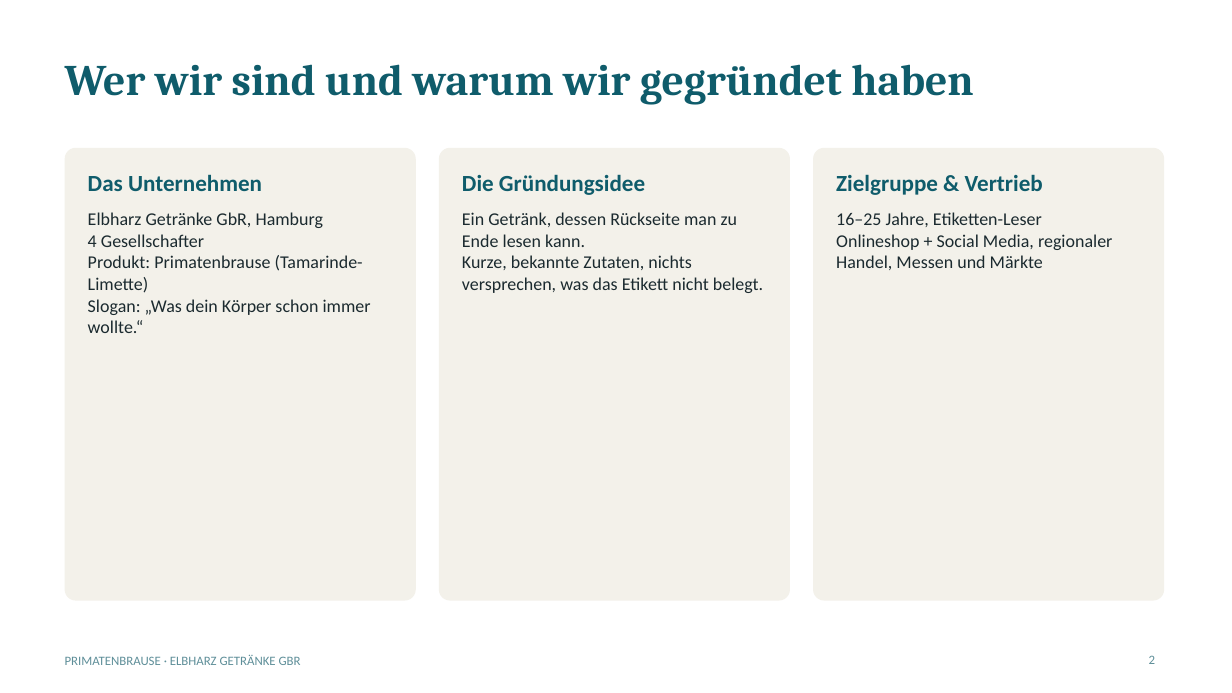
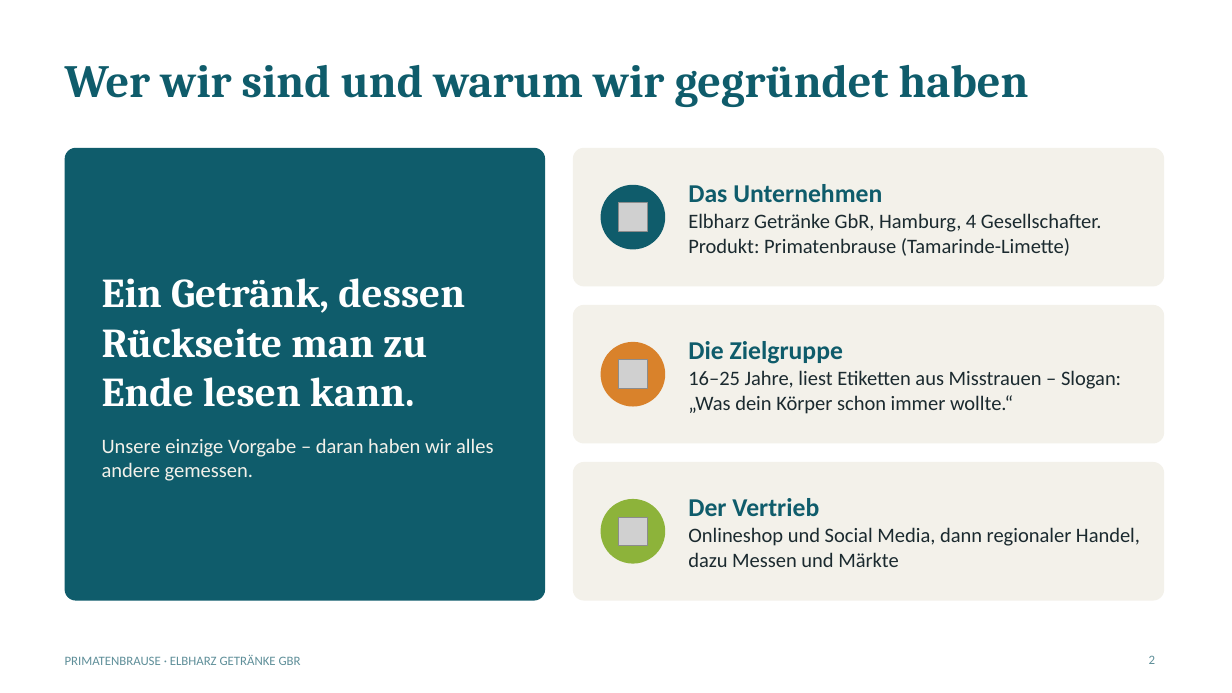
Before and after one commit to jofy0002/claude-workspace, a slide deck: slide 2 of endpraesentation/Elbharz_Endpraesentation_Geruest.pptx. Drawn at 1232x693 pixels with LibreOffice and Linux fonts; fonts in the diff are those of the drawing; grey boxes stand for pictures. Boxes give left, top, right and bottom in pixels: in the first picture for what was removed or moved away, otherwise in the second. Text is boxed around its words. In the diff, an @@ line names an element or a change of style, - is before the commit and + after.

```diff
--- a/endpraesentation/Elbharz_Endpraesentation_Geruest.pptx
+++ b/endpraesentation/Elbharz_Endpraesentation_Geruest.pptx
@@ title "Wer wir sind und warum ..." at box(65, 65, 1029, 107): size 34 to 36 pt @@
@@ rounded rectangle: place and size @@
-rounded rectangle at box(65, 148, 416, 601)
+rounded rectangle at box(65, 148, 545, 601)
@@ rounded rectangle at box(65, 148, 545, 601): fill #F3F1EA to #0F5C6B; proportions changed @@
@@ rounded rectangle removed at box(439, 148, 790, 601) @@
@@ rounded rectangle added at box(573, 148, 1165, 287), fill #F3F1EA @@
@@ text "Das Unternehmen" at box(688, 184, 1102, 256): vertical alignment top to middle @@
@@ text removed at box(88, 174, 262, 191) @@
-Das Unternehmen
@@ text removed at box(462, 174, 645, 195) @@
-Die Gründungsidee
@@ text removed at box(836, 174, 1043, 195) @@
-Zielgruppe & Vertrieb
@@ ellipse added at box(601, 185, 665, 250), fill #0F5C6B @@
@@ picture added at box(619, 203, 648, 232) @@
@@ text at box(688, 184, 1102, 256): text changed; size 14 to 16 pt @@
-Elbharz Getränke GbR, Hamburg
-4 Gesellschafter
-Produkt: Primatenbrause (Tamarinde-Limette)
-Slogan: „Was dein Körper schon immer wollte.“
+Das Unternehmen
+Elbharz Getränke GbR, Hamburg, 4 Gesellschafter. Produkt: Primatenbrause (Tamarinde-Limette)
@@ text removed at box(462, 212, 763, 293) @@
-Ein Getränk, dessen Rückseite man zu Ende lesen kann.
-Kurze, bekannte Zutaten, nichts versprechen, was das Etikett nicht belegt.
@@ text added at box(102, 278, 493, 481), 16 pt, text #F3F1EA @@
+Ein Getränk, dessen Rückseite man zu Ende lesen kann.
+Unsere einzige Vorgabe – daran haben wir alles andere gemessen.
@@ rounded rectangle: place and size @@
-rounded rectangle at box(813, 148, 1165, 601)
+rounded rectangle at box(573, 305, 1165, 444)
@@ rounded rectangle at box(573, 305, 1165, 444): proportions changed @@
@@ ellipse added at box(601, 342, 665, 407), fill #D9822B @@
@@ text added at box(688, 341, 1121, 414), 16 pt, text #1B2A2F @@
+Die Zielgruppe
+16–25 Jahre, liest Etiketten aus Misstrauen – Slogan: „Was dein Körper schon immer wollte.“
@@ picture added at box(619, 360, 648, 389) @@
@@ rounded rectangle added at box(573, 462, 1165, 601), fill #F3F1EA @@
@@ text "Der Vertrieb" at box(688, 498, 1140, 567): vertical alignment top to middle @@
@@ ellipse added at box(601, 499, 665, 564), fill #8DB33A @@
@@ text at box(688, 498, 1140, 567): text changed; size 14 to 16 pt @@
-16–25 Jahre, Etiketten-Leser
-Onlineshop + Social Media, regionaler Handel, Messen und Märkte
+Der Vertrieb
+Onlineshop und Social Media, dann regionaler Handel, dazu Messen und Märkte
@@ picture added at box(619, 518, 648, 546) @@
```
Also in this commit, not shown: 11 other slides changed, 1 other file.
